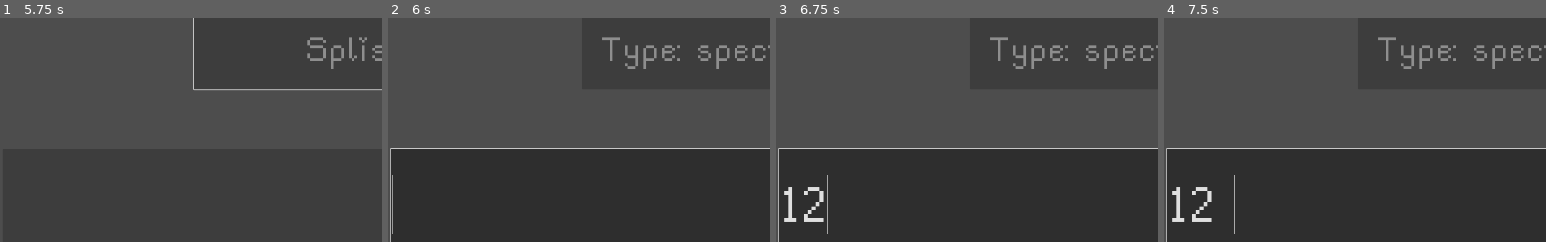
Above: before the commit, frames 1-4 (left to right).
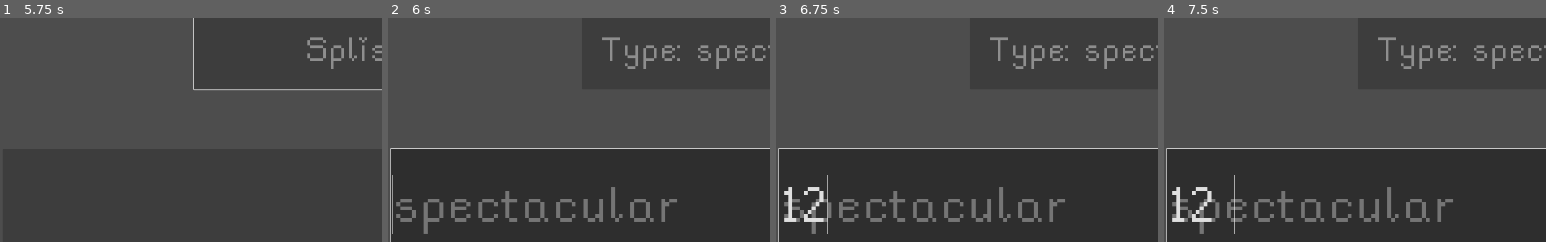
Above: after the commit, the same moments.

Repository: flowerFawn/the-key-to-fishing
Game: Godot game, scene res://scenes/main_menu.tscn
Two runs of this game, one before a commit and one after it. Both use one fixed random seed, a clock stepped at 60 frames per second and the inputs below.
Inputs (mouse positions are % of the whole screen's width and height, from its top left):
- Up to frame 1 (5.75 s): click "Go fishing!" at 0.5 s; click "Medium" at 1.25 s; click "Cast!" at 2 s; tap Enter at 3.5 s; tap Space at 5 s
- Up to frame 2 (6 s): tap Enter at 5.75 s
- Up to frame 3 (6.75 s): click (52, 50) at 6.52 s; type "12" at 6.6 s
- Up to frame 4 (7.5 s): tap Space at 7.25 s
The pictures show only the part of the screen within x 5-55%, y 8-58%; the shares and areas given below are measured in that part.

Frame 1 is identical in both runs. In frame 2, 2.6% of the frame differs, in the area x 2-76%, y 75-97%; in frame 3, 2.5%; in frame 4, 2.5%.

Commit message:
added words for hard, and made time per word change per difficulty
because 5 seconds is not enough for supercalifragilisticexpialidocious

Diff:
--- a/scenes/settings.tscn
+++ b/scenes/settings.tscn
@@ -45,4 +45,4 @@
 text = "Back"
 
 [connection signal="pressed" from="VBoxContainer/ResetData" to="." method="reset_data"]
-[connection signal="pressed" from="VBoxContainer/Back" to="." method="reset_data"]
+[connection signal="pressed" from="VBoxContainer/Back" to="." method="back_to_main_menu"]
--- a/scenes/typing_scene.tscn
+++ b/scenes/typing_scene.tscn
@@ -18,6 +18,15 @@
 grow_vertical = 2
 theme = ExtResource("2_yxxxw")
 metadata/_edit_use_anchors_ = true
+
+[node name="InputWordGuide" type="Label" parent="CanvasLayer/Control"]
+layout_mode = 0
+offset_left = 102.0
+offset_top = 406.0
+offset_right = 1826.0
+offset_bottom = 674.0
+theme_override_font_sizes/font_size = 150
+vertical_alignment = 1
 
 [node name="InputBox" type="LineEdit" parent="CanvasLayer/Control"]
 layout_mode = 1
--- a/scripts/typing_scene.gd
+++ b/scripts/typing_scene.gd
@@ -11,6 +11,8 @@
 var total_time_left: float = 0
 var fish_index: int = 0
 func _ready() -> void:
+	var difficulty_times = {"easy":4, "medium":5, "hard":6}
+	$TimeLeft.wait_time = difficulty_times[Game.difficulty]
 	#picks a fish so that it can be used in the view and to determine amount of pulls
 	fish_index = random.randi_range(0,len(fish_list) - 1)
 	fish = fish_list[fish_index]
@@ -67,6 +69,7 @@
 	goal_word = get_word()
 	#sets the player to already be selected on the input as soon as they can type
 	#starts the timer that counts how long they have spent
+	$CanvasLayer/Control/InputWordGuide.text = goal_word
 	$CanvasLayer/Control/InputBox.text = ""
 	$CanvasLayer/Control/CastButton.text = "Type: %s!" % goal_word
 	$CanvasLayer/Control/WordDisplay.text = "It's a %s shadow!" % fish["size"]
@@ -89,7 +92,7 @@
 			$CanvasLayer/Control/WordDisplay.text = "You caught it!"
 			state = "success"
 			#to be used to multiply weight
-			var time_left_percentage = total_time_left / (5 * SIZE_PULLS[fish["size"]])
+			var time_left_percentage = total_time_left / ($TimeLeft.wait_time * SIZE_PULLS[fish["size"]])
 			var time_multiplier = (time_left_percentage / 2) + 0.8
 			var length_multiplier = (float(len(goal_word)) / 100) + 1
 			var total_multiplier = time_multiplier * length_multiplier * random.randf_range(0.95, 1.05)
--- /dev/null
+++ b/word_lists/hard.json
@@ -0,0 +1,15 @@
+[
+"autogynephilia",
+"antidisestablishmentarianism",
+"supercalifragilisticexpialidocious",
+"floccinaucinihilipilification",
+"electroencephalographically",
+"counterrevolutionaries",
+"deinstitutionalization",
+"otorhinolaryngological",
+"incomprehensibilities",
+"pseudohermaphroditism",
+"psychoneuroimmunology",
+"hippopotomonstrosesquippedaliophobia",
+"autosapphoeroticism",
+]
